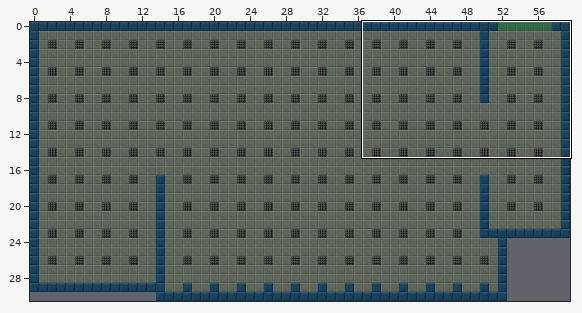
Level history. Tiled map (JSON): docs/maps/campaign_01_room_001.json. Above: a wide view before the commit, with the close-up outlined.
Close-up. Old version:
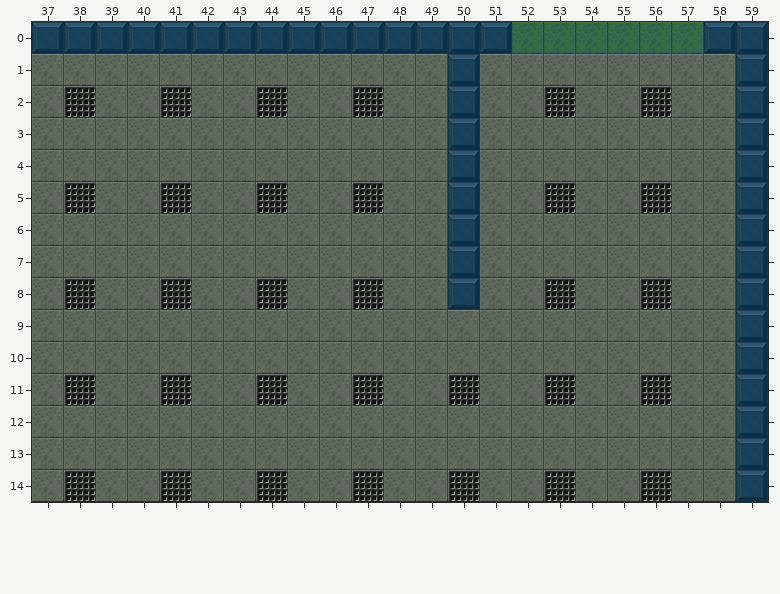
Cells are 32x32 px. Shown: x 37..59, y 0..14.
Now the later version:
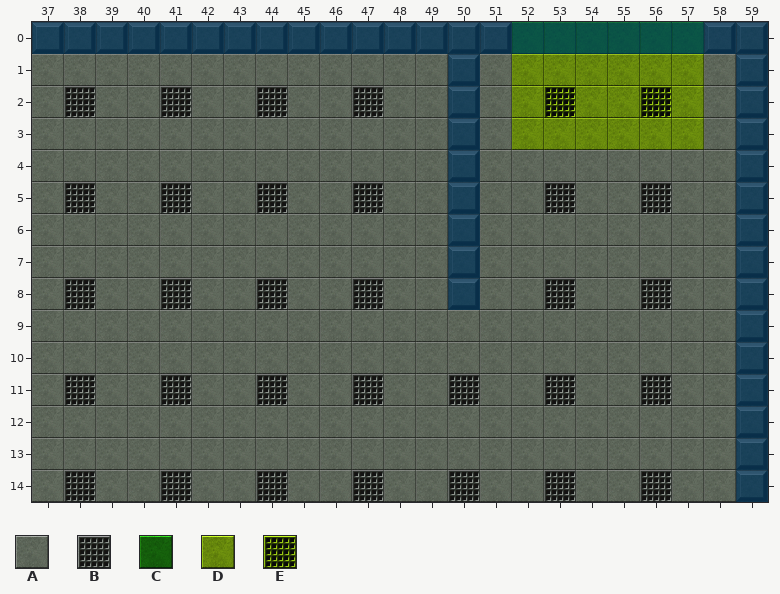
Key: from "floor": A 0, B 6, C 56, D 70, E 76.
_ is an empty cell.
Changes in this commit:
Layer "terrain":
Tile D gives way to tile C in row 0 at x 52 to 57.
Tile A gives way to tile D in row 1 at x 52 to 57; in row 2 at x 52, 54 to 55 and 57; in row 3 at x 52 to 57.
Tile B gives way to tile E in row 2 at x 53 and 56.
Pixel boxes of the changes (left, top, right, bottom) in both close-ups:
changed: (512, 22, 704, 150)
